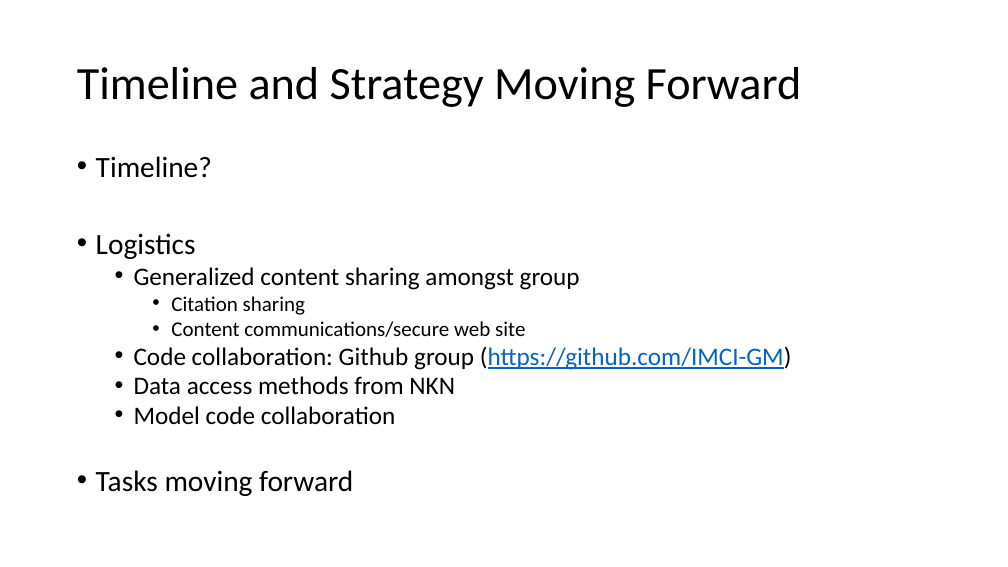
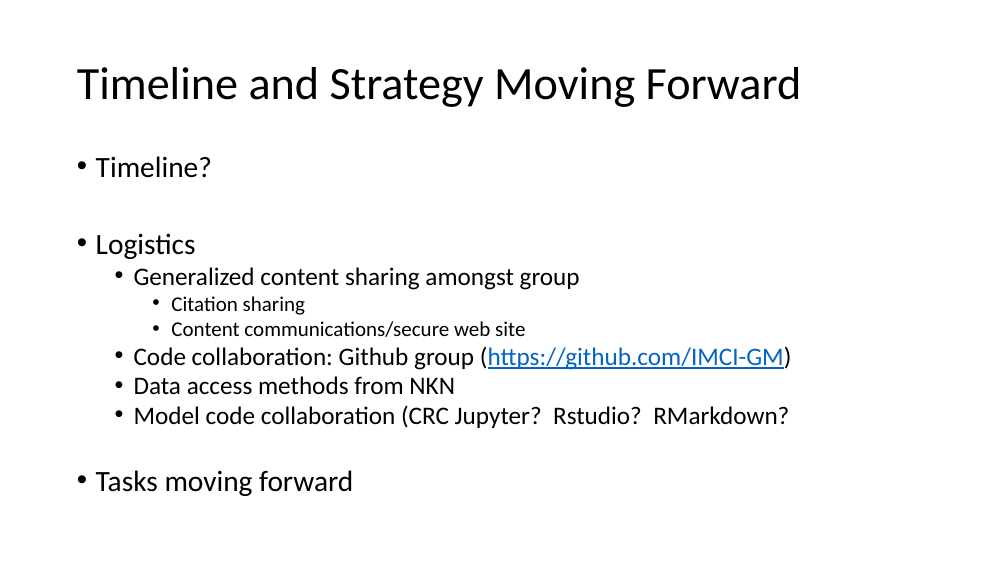
Before and after one commit to IMCI-GM/IMCI-GM-status, a slide deck: slide 8 of IMCI_GM_WG_110519.pptx (slide 7 before the commit). Drawn at 1008x567 pixels with LibreOffice and Linux fonts; fonts in the diff are those of the drawing. Boxes give left, top, right and bottom in pixels: in the first picture for what was removed or moved away, otherwise in the second. Text is boxed around its words. In the diff, an @@ line names an element or a change of style, - is before the commit and + after.

```diff
--- a/IMCI_GM_WG_110519.pptx
+++ b/IMCI_GM_WG_110519.pptx
@@ text at [134,405,789,428]: text changed @@
-  • Model code collaboration
+  • Model code collaboration (CRC Jupyter? Rstudio? RMarkdown?
```
Also in this commit, not shown: 4 other slides changed, 1 slide added, 1 other file.
